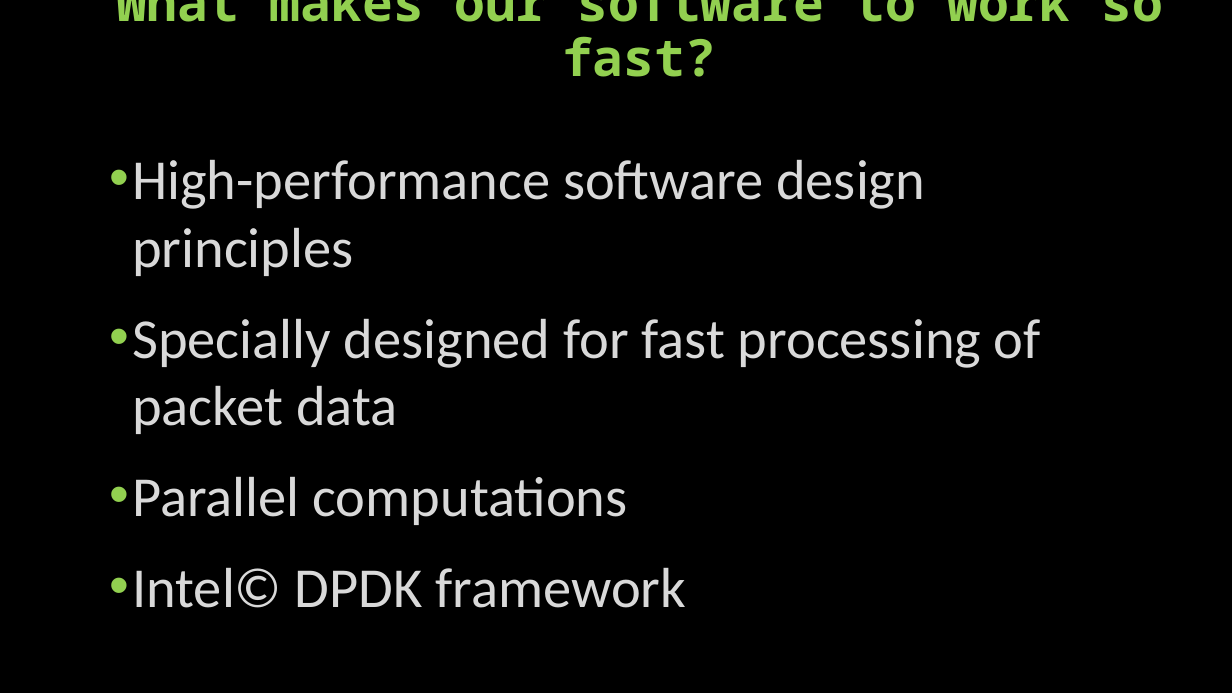
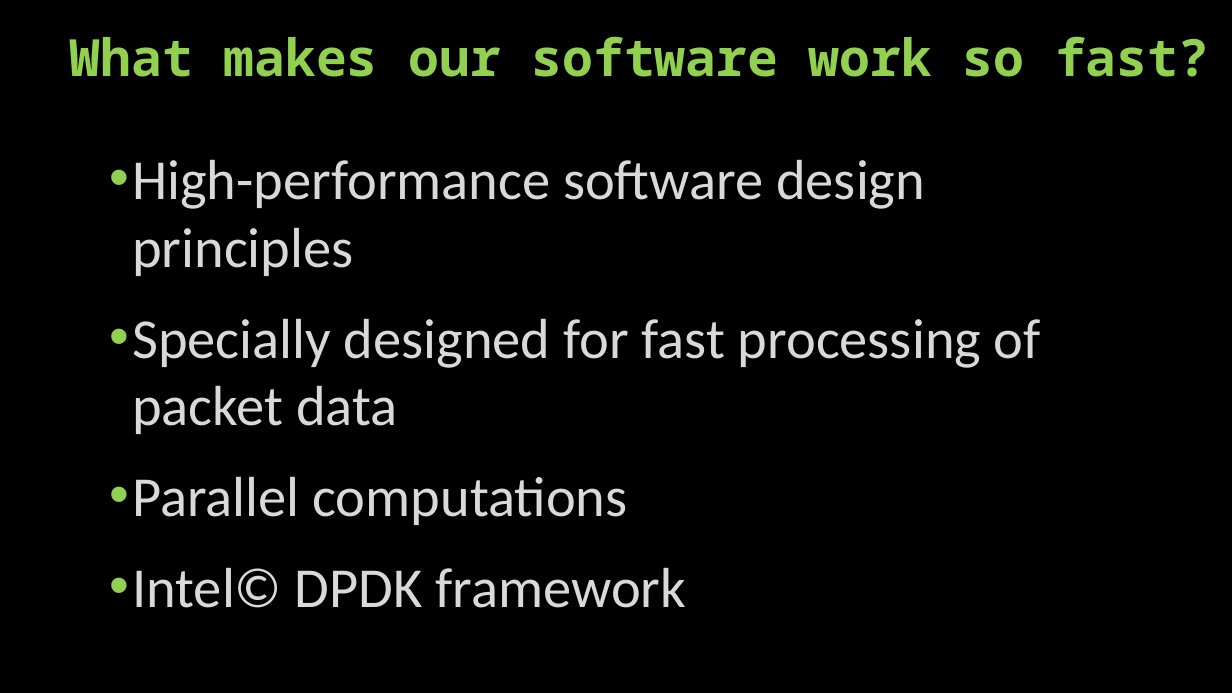
Before and after one commit to denis-plotnikov/nat_results, a slide deck: slide 12 of Network Address Translator presentation.pptx. Drawn at 1232x693 pixels with LibreOffice and Linux fonts; fonts in the diff are those of the drawing. Boxes give left, top, right and bottom in pixels: in the first picture for what was removed or moved away, otherwise in the second. Text is boxed around its words. In the diff, an @@ line names an element or a change of style, - is before the commit and + after.

```diff
--- a/Network Address Translator presentation.pptx
+++ b/Network Address Translator presentation.pptx
@@ text at (70,36,1209,77): text changed @@
-What makes our software to work so fast?
+What makes our software work so fast?
```
Also in this commit, not shown: 10 other slides changed, 2 other files.
